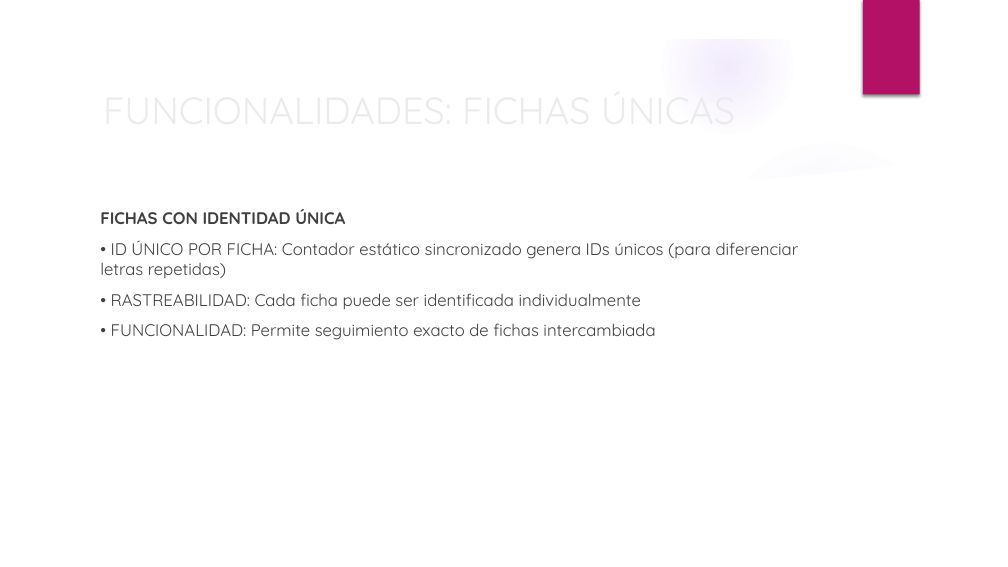
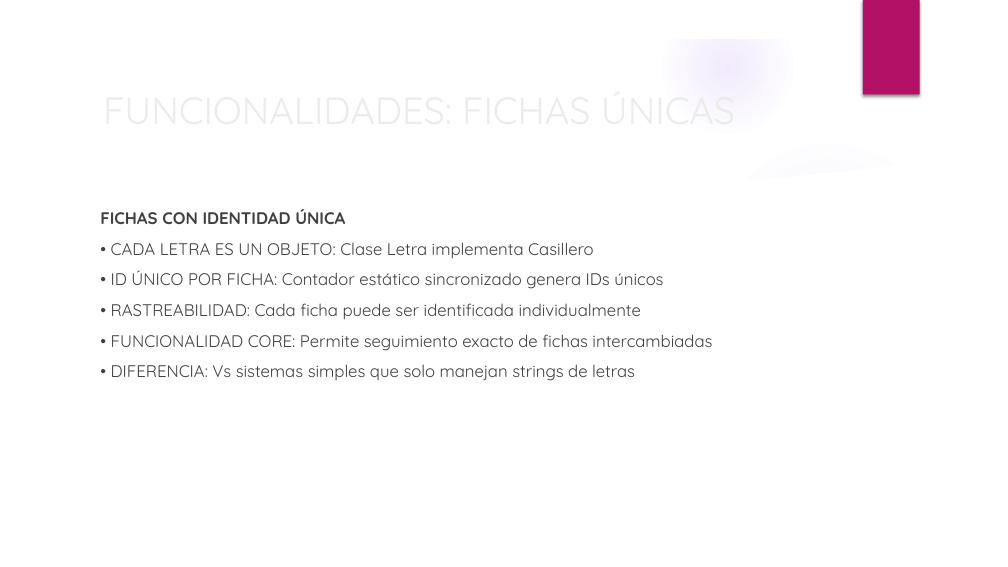
Before and after one commit to BinaryJuan/scrabble-poo, a slide deck: slide 42 of SCRABBLE.pptx (slide 44 before the commit). Drawn at 1008x567 pixels with LibreOffice and Linux fonts; fonts in the diff are those of the drawing; background and template pictures are left out. Boxes give left, top, right and bottom in pixels: in the first picture for what was removed or moved away, otherwise in the second. Text is boxed around its words. In the diff, an @@ line names an element or a change of style, - is before the commit and + after.

```diff
--- a/SCRABBLE.pptx
+++ b/SCRABBLE.pptx
@@ text at bbox=[111, 242, 663, 289]: text changed @@
-• ID ÚNICO POR FICHA: Contador estático sincronizado genera IDs únicos (para diferenciar letras repetidas)
+• CADA LETRA ES UN OBJETO: Clase Letra implementa Casillero
+• ID ÚNICO POR FICHA: Contador estático sincronizado genera IDs únicos
@@ text at bbox=[111, 334, 712, 381]: text changed @@
-• FUNCIONALIDAD: Permite seguimiento exacto de fichas intercambiada
+• FUNCIONALIDAD CORE: Permite seguimiento exacto de fichas intercambiadas
+• DIFERENCIA: Vs sistemas simples que solo manejan strings de letras
```
Also in this commit, not shown: 12 other slides changed, 1 slide added, 3 slides removed.
